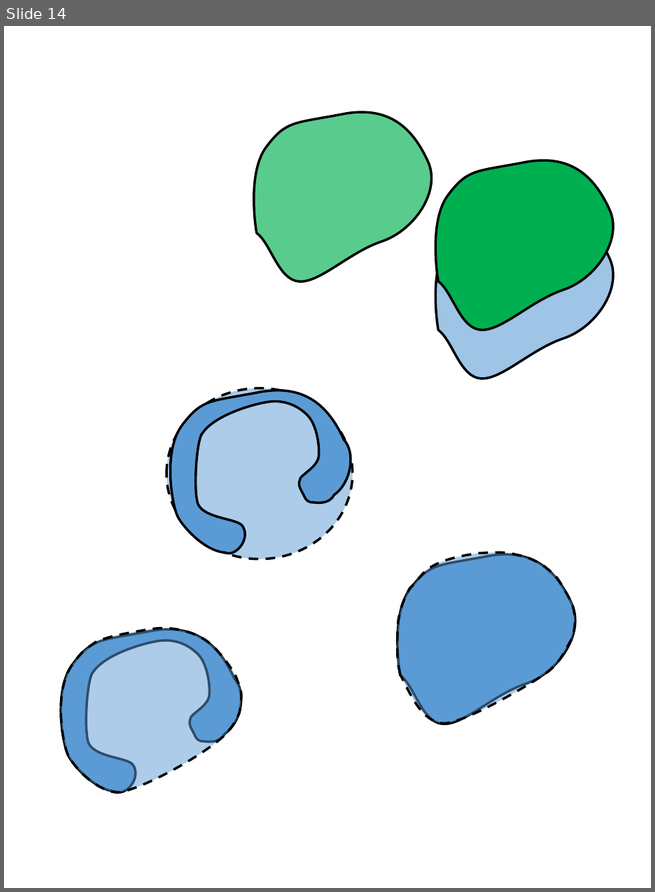
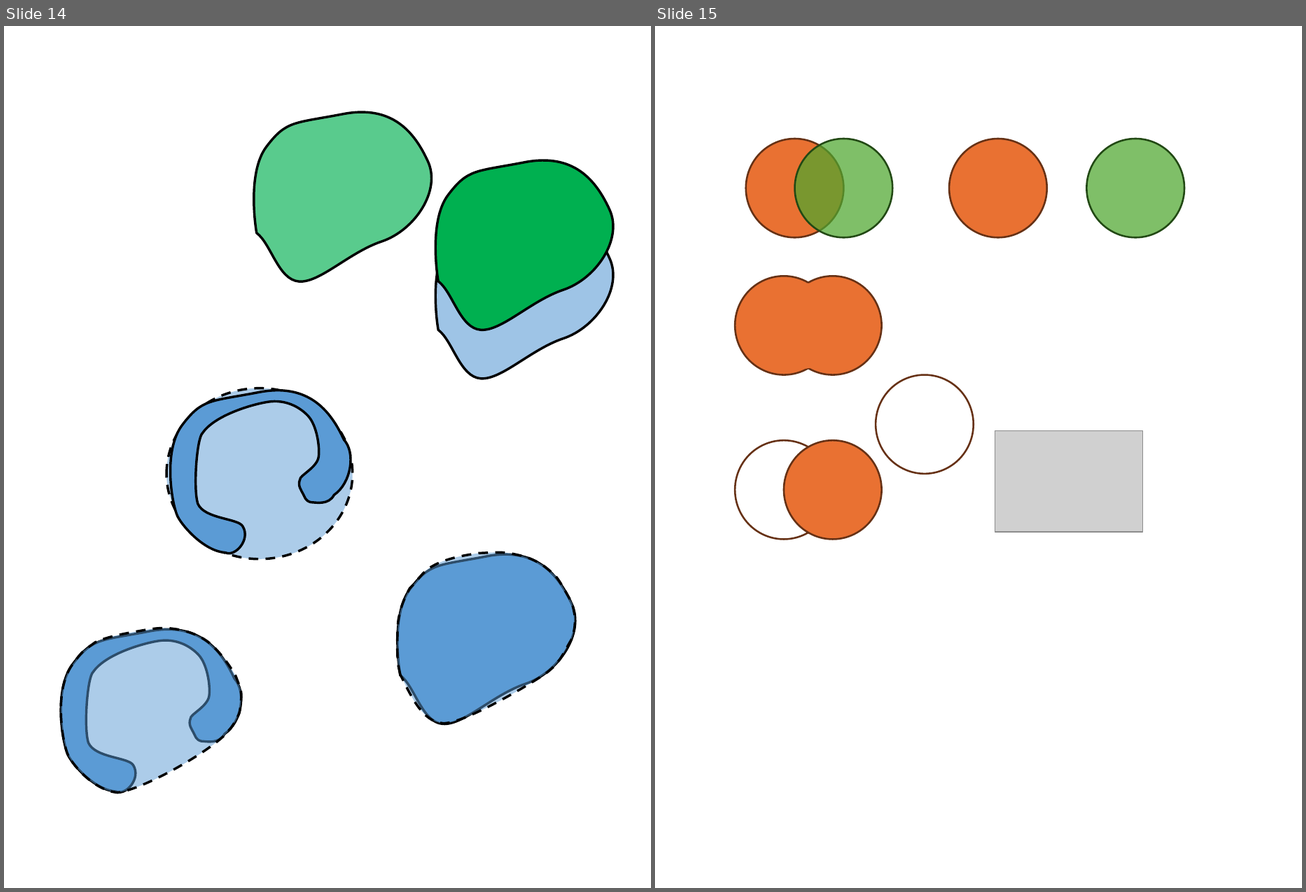
Before and after one commit to GregSal/StructureRelations, a slide deck: src/Images/2D Relations/Relation Images.pptx. Shown side by side, each under a label of ours: slide 14 before the commit, slides 14 and 15 after it. The pictures are 655x892 and 1306x892 pixels, drawn with LibreOffice and Linux fonts; fonts in the diff are those of the drawing; grey boxes stand for pictures. Boxes give left, top, right and bottom in pixels: in the first picture for what was removed or moved away, otherwise in the second. Text is boxed around its words. In the diff, an @@ line names an element or a change of style, - is before the commit and + after.

```diff
--- a/src/Images/2D Relations/Relation Images.pptx
+++ b/src/Images/2D Relations/Relation Images.pptx
@@ slide 15 added at bbox=[655, 26, 1302, 888], background #FFFFFF @@
@@ ellipse added at bbox=[745, 139, 843, 238], fill #E97132, outline #663216 1.5 pt @@
@@ ellipse added at bbox=[795, 139, 892, 238], fill #4EA72E at 72% opacity, outline #224914 1.5 pt @@
@@ ellipse added at bbox=[949, 139, 1046, 238], fill #E97132, outline #663216 1.5 pt @@
@@ ellipse added at bbox=[1086, 139, 1183, 238], fill #4EA72E at 72% opacity, outline #224914 1.5 pt @@
@@ ellipse added at bbox=[735, 276, 833, 375], fill #E97132, outline #663216 1.5 pt @@
@@ ellipse added at bbox=[784, 276, 881, 375], fill #E97132, outline #663216 1.5 pt @@
@@ ellipse added at bbox=[751, 283, 848, 369], fill #E97132 @@
@@ ellipse added at bbox=[875, 375, 973, 475], outline #663216 1.5 pt @@
@@ ellipse added at bbox=[735, 441, 833, 540], outline #663216 1.5 pt @@
@@ ellipse added at bbox=[784, 441, 881, 540], fill #E97132, outline #663216 1.5 pt @@
@@ picture added at bbox=[995, 431, 1143, 532] @@
```
Also in this commit, not shown: 7 other files.
